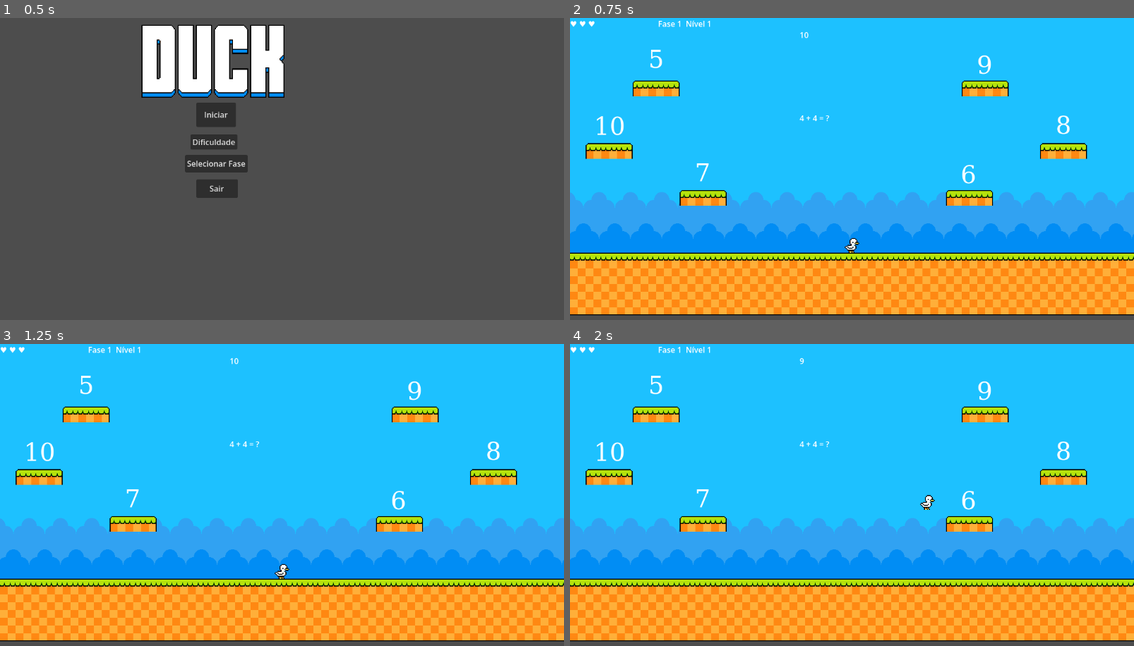
Above: before the commit, frames 1-4 (two rows, left to right).
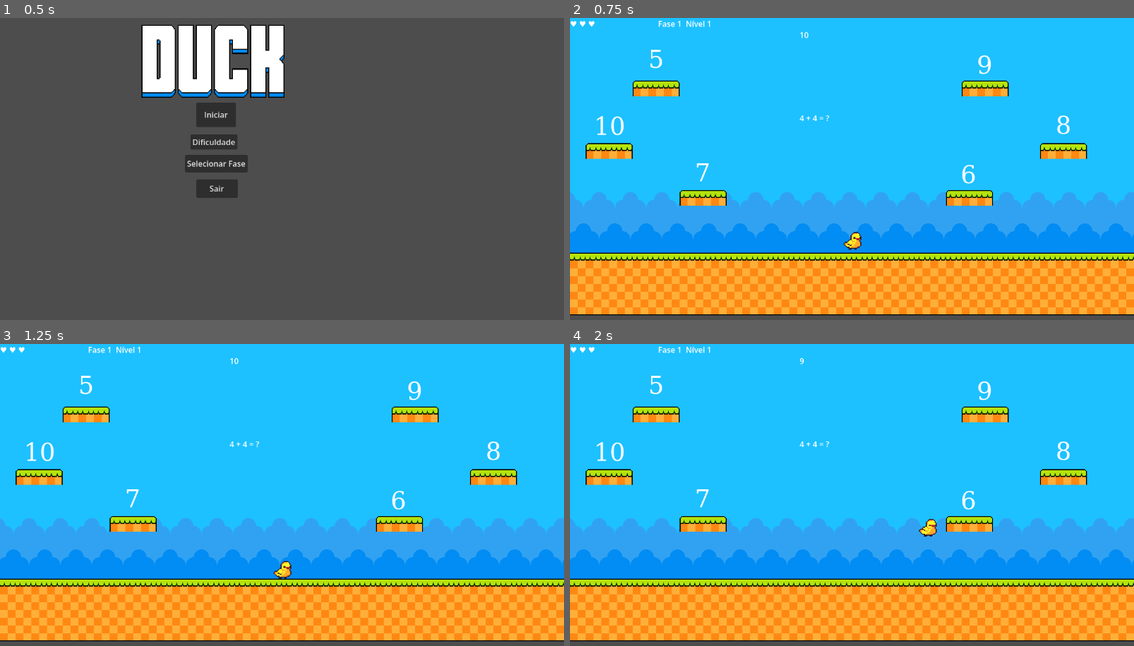
Above: after the commit, the same moments.

Repository: Jeliell/agora-vai--4.5-
Game: Godot game, scene res://scenes/UI/menu.tscn
The game is run twice, just before and just after one commit, with the same random seed, the same clock (stepped at 60 frames per second) and the same inputs.
Inputs:
- Up to frame 1 (0.5 s): no input
- Up to frame 2 (0.75 s): click "Iniciar" at 0.5 s
- Up to frame 3 (1.25 s): no input
- Up to frame 4 (2 s): tap Enter at 1.25 s; hold Right (ui_right) from 1.28 s (still down); tap Up (ui_up) at 1.35, 1.52, 1.82 s

Frame 1 is identical in both runs. In frame 2, 0.1% of the frame differs, in the area x 48-52%, y 70-78%; in frame 3, 0.1%; in frame 4, 0.2%, in the area x 61-66%, y 50-64%.

Commit message:
PatoAtualizado
Atualização do boneco.

Testado e funcional, apenas precisa alterar a gravidade do pulo.

Diff:
--- a/player.gd
+++ b/player.gd
@@ -1,42 +1,67 @@
 extends CharacterBody2D
 
 var speed = 220
-var grav  = 15
+var grav  = 20
+var jump_force = -500
 var _posicao_inicial: Vector2
 var _anim_timer: float = 0.0
-var _anim_velocidade: float = 0.15  # segundos por frame — diminui para animar mais rápido
+var _anim_velocidade: float = 0.1
 
 func _ready() -> void:
 	add_to_group("jogador")
 	_posicao_inicial = global_position
+
+	# Proteção contra duplicidade
+	var jogadores = get_tree().get_nodes_in_group("jogador")
+	if jogadores.size() > 1 and jogadores[0] != self:
+		queue_free()
+		return
 
 func resetar() -> void:
 	global_position = _posicao_inicial
 	velocity = Vector2.ZERO
 
 func _physics_process(delta: float) -> void:
-	if !is_on_floor():
+	# Gravidade
+	if not is_on_floor():
 		velocity.y += grav
+	else:
+		velocity.y = 0
 
-	if Input.is_action_pressed("ui_right"):
-		velocity.x = speed
-		$Sprite2D.flip_h = false
-		_animar(delta)
-	elif Input.is_action_pressed("ui_left"):
-		velocity.x = -speed
-		$Sprite2D.flip_h = true
-		_animar(delta)
+	# Movimentação Horizontal
+	var direction = Input.get_axis("ui_left", "ui_right")
+	if direction != 0:
+		velocity.x = direction * speed
+		$Sprite2D.flip_h = (direction < 0)
+		_animar(delta, "andar")
 	else:
-		velocity.x = 0
-		$Sprite2D.frame = 0  # frame parado
+		velocity.x = move_toward(velocity.x, 0, speed)
+		_animar(delta, "parado")
 
+	# Pulo
 	if is_on_floor() and Input.is_action_just_pressed("ui_up"):
-		velocity.y -= 500
+		velocity.y = jump_force
 
 	move_and_slide()
 
-func _animar(delta: float) -> void:
+func _animar(delta: float, estado: String) -> void:
 	_anim_timer += delta
 	if _anim_timer >= _anim_velocidade:
 		_anim_timer = 0.0
-		$Sprite2D.frame = ($Sprite2D.frame + 1) % 2  # alterna entre frame 0 e 1
+
+		match estado:
+			"parado":
+				# A primeira linha (Vframe 0) tem a animação Idle
+				# Vamos usar os primeiros 4 frames para o Idle
+				$Sprite2D.frame = ($Sprite2D.frame + 1) % 4
+			"andar":
+				# A segunda linha (Vframe 1) começa no frame 24
+				# Vamos usar os frames 24 a 29 para a animação de andar
+				var frame_inicial = 24
+				var total_frames_andar = 6
+				var frame_atual = $Sprite2D.frame
+
+				if frame_atual < frame_inicial or frame_atual >= frame_inicial + total_frames_andar:
+					$Sprite2D.frame = frame_inicial
+				else:
+					$Sprite2D.frame = frame_inicial + ((frame_atual - frame_inicial + 1) % total_frames_andar)
--- a/player.tscn
+++ b/player.tscn
@@ -1,19 +1,20 @@
 [gd_scene format=3 uid="uid://biid5q2ia5ygp"]
 
-[ext_resource type="Texture2D" uid="uid://bxpow14vpuo16" path="res://Art Assets/Characters/Duck/Duck (16x16).png" id="1_3vyb7"]
 [ext_resource type="Script" uid="uid://carcowv73006x" path="res://player.gd" id="1_g2els"]
+[ext_resource type="Texture2D" uid="uid://da0o3r81bni0h" path="res://Art Assets/NovoDuck/duck-Sheet.png" id="2_onrkg"]
 
 [sub_resource type="RectangleShape2D" id="RectangleShape2D_g2els"]
-size = Vector2(15, 15)
+size = Vector2(18, 18)
 
 [node name="player" type="CharacterBody2D" unique_id=746185790]
 script = ExtResource("1_g2els")
 
 [node name="CollisionShape2D" type="CollisionShape2D" parent="." unique_id=278109722]
-position = Vector2(0.5, 1.5)
+position = Vector2(1, -14)
 shape = SubResource("RectangleShape2D_g2els")
 
 [node name="Sprite2D" type="Sprite2D" parent="." unique_id=646887598]
-position = Vector2(1, 1)
-texture = ExtResource("1_3vyb7")
-hframes = 2
+position = Vector2(2, -14)
+texture = ExtResource("2_onrkg")
+hframes = 24
+vframes = 5
Binary file added: Art Assets/NovoDuck/duck-Sheet.ase
Binary file added: Art Assets/NovoDuck/duck-Sheet.png
Not shown, added: Art Assets/NovoDuck/duck-Sheet.png.import
Binary file added: Art Assets/NovoDuck/duck.ase
Binary file added: Art Assets/NovoDuck/duck_idle.gif
Binary file added: Art Assets/NovoDuck/duck_jump.gif
Binary file added: Art Assets/NovoDuck/duck_run_aside.gif
Binary file added: Art Assets/NovoDuck/duck_run_back.gif
